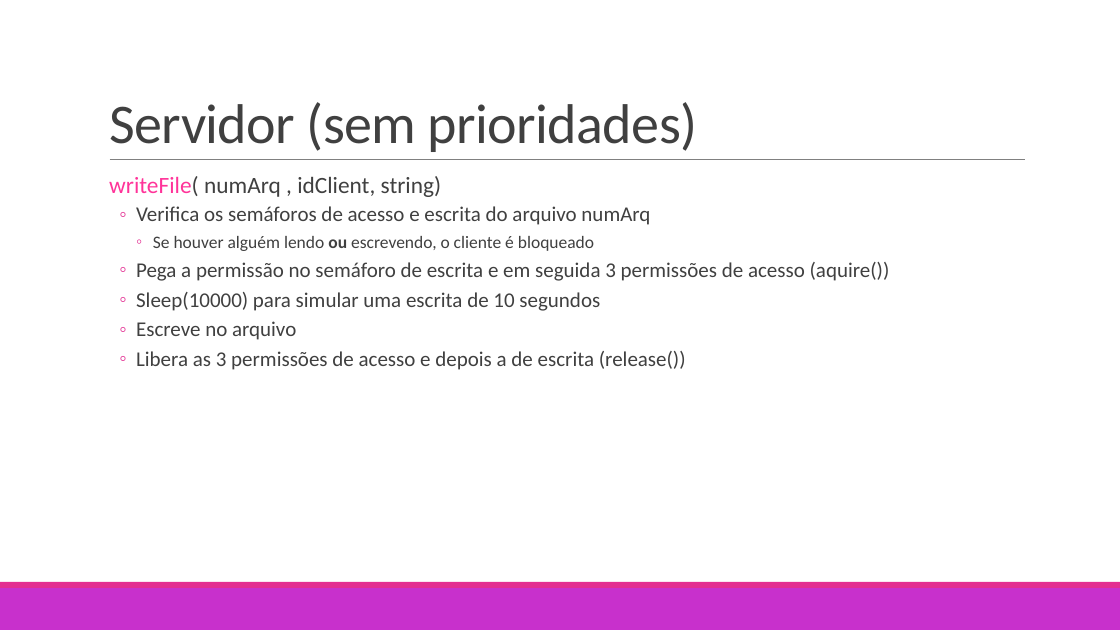
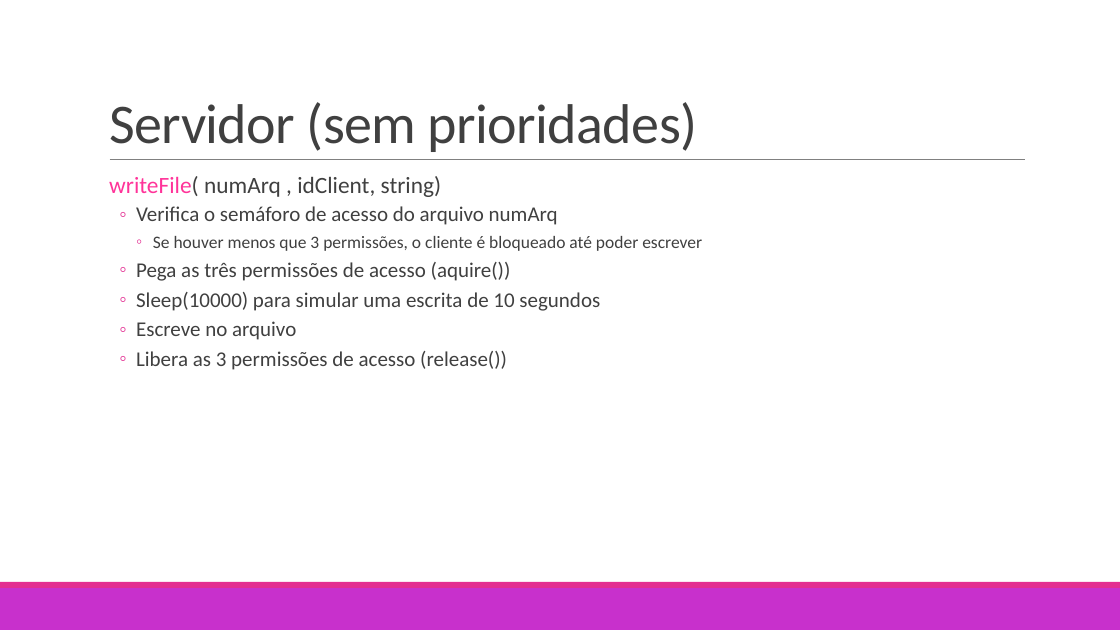
Before and after one commit to ddszb/SD_RMI, a slide deck: slide 5 of RMI.pptx. Drawn at 1120x630 pixels with LibreOffice and Linux fonts; fonts in the diff are those of the drawing. Boxes give left, top, right and bottom in pixels: in the first picture for what was removed or moved away, otherwise in the second. Text is boxed around its words. In the diff, an @@ line names an element or a change of style, - is before the commit and + after.

```diff
--- a/RMI.pptx
+++ b/RMI.pptx
@@ text at (x1=136, y1=206, x2=702, y2=281): text changed @@
-  ◦ Verifica os semáforos de acesso e escrita do arquivo numArq
-    ◦ Se houver alguém lendo ou escrevendo, o cliente é bloqueado
-  ◦ Pega a permissão no semáforo de escrita e em seguida 3 permissões de acesso (aquire())
+  ◦ Verifica o semáforo de acesso do arquivo numArq
+    ◦ Se houver menos que 3 permissões, o cliente é bloqueado até poder escrever
+  ◦ Pega as três permissões de acesso (aquire())
@@ text at (x1=136, y1=351, x2=507, y2=370): text changed @@
-  ◦ Libera as 3 permissões de acesso e depois a de escrita (release())
+  ◦ Libera as 3 permissões de acesso (release())
```
Also in this commit, not shown: 5 other slides changed, 1 other file.
